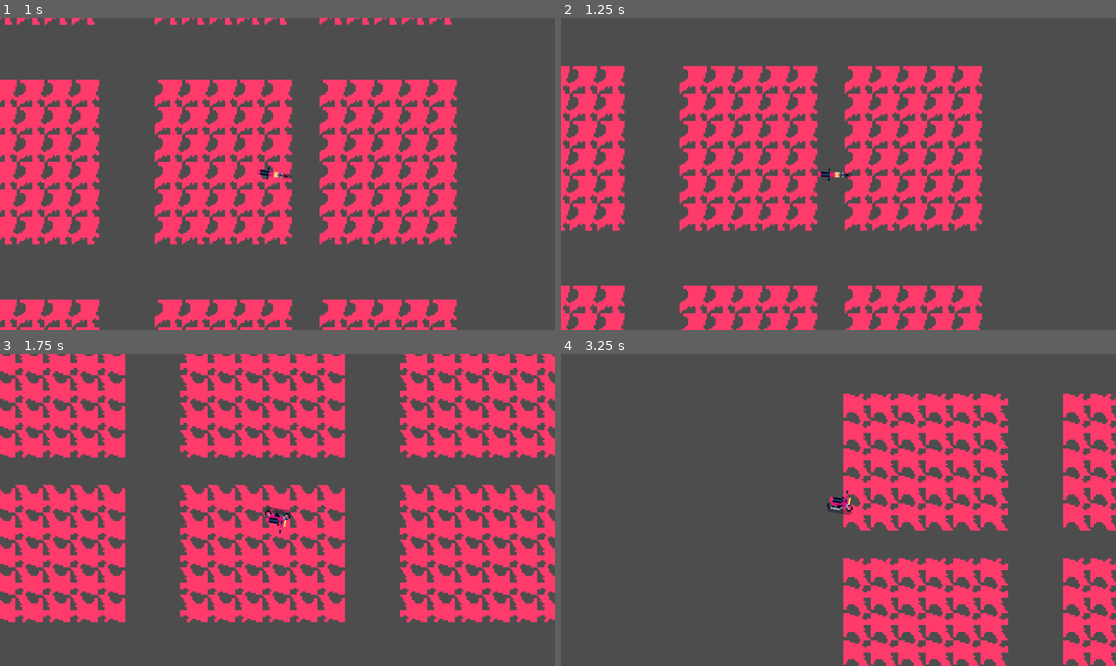
Above: before the commit, frames 1-4 (two rows, left to right).
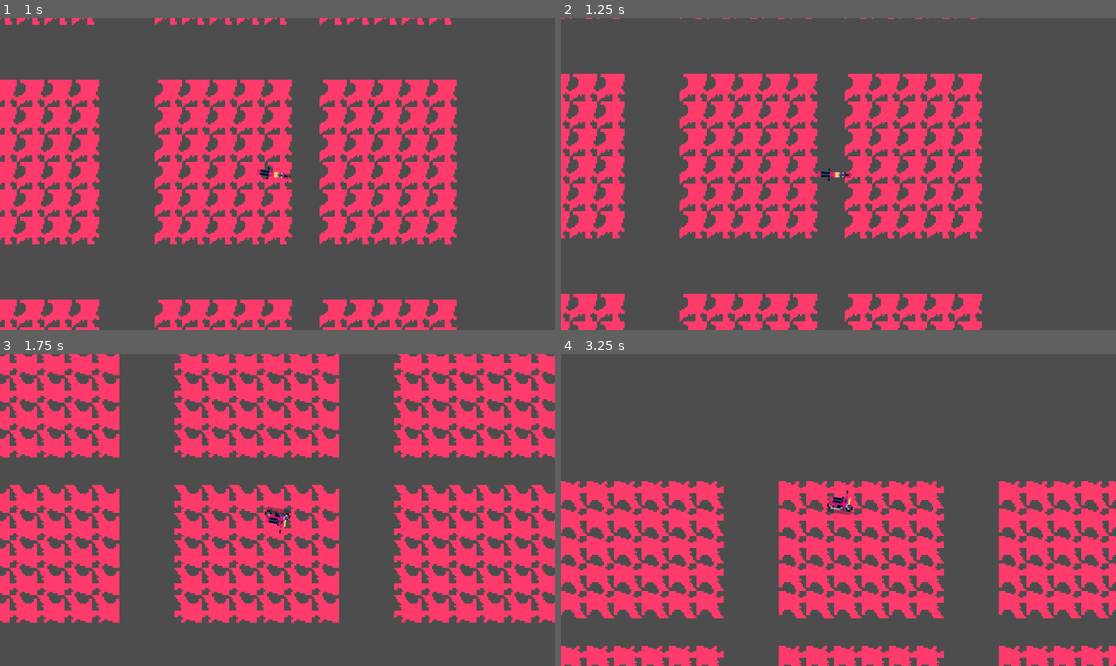
Above: after the commit, the same moments.

Repository: Suikyoo/upcsg-game-jam-2026
Game: Godot game, scene res://scenes/game.tscn
Two runs of this game, one before a commit and one after it. Both use one fixed random seed, a clock stepped at 60 frames per second and the inputs below.
Inputs:
- Up to frame 1 (1 s): tap Enter (ui_accept) at 0.5, 0.77 s; hold Right (ui_right) from 0.53 s (still down); tap Space (change_perspective) at 0.6 s
- Up to frame 2 (1.25 s): keep holding Right (ui_right)
- Up to frame 3 (1.75 s): keep holding Right (ui_right); tap Space (change_perspective) at 1.35 s; tap Enter (ui_accept) at 1.52 s
- Up to frame 4 (3.25 s): release Right (ui_right) at 2.03 s; hold Left (ui_left) 2.03-2.78 s; tap Space (change_perspective) at 2.1, 2.85 s; hold Right (ui_right) from 2.78 s (still down); tap Enter (ui_accept) at 3.02 s

Frame 1 is identical in both runs. In frame 2, 21% of the frame differs, in the area x 0-76%, y 0-100%; in frame 3, 28%; in frame 4, 40%, in the area x 0-100%, y 12-100%.

Commit message:
finally working

Diff:
--- a/scripts/ground.gd
+++ b/scripts/ground.gd
@@ -18,8 +18,12 @@
 	if !angle:
 		return
 
-	global_position = GlobalFuncts.world_transform(get_parent().global_position, angle)
-	rotation = angle
+	var map: TileMapLayer = get_node_or_null("TileMapLayer")
+	if !map:
+		return
+
+	map.global_position = GlobalFuncts.world_transform(get_parent().global_position, angle)
+	map.rotation = angle
 
 func _get_configuration_warnings() -> PackedStringArray:
 	var warnings := PackedStringArray()
